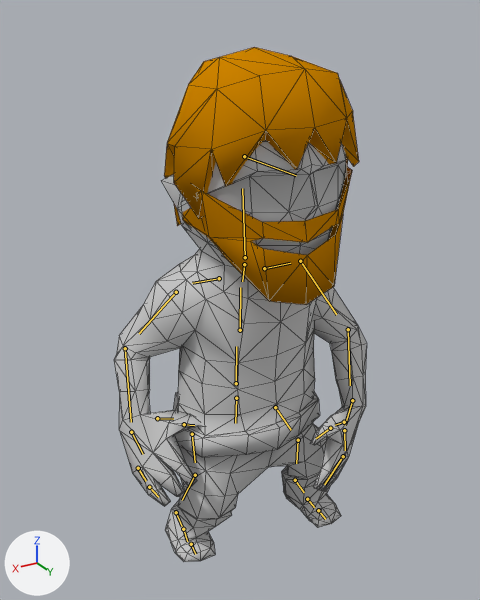
Two versions of the Blender file Assets/Resources/Models/Character/Character.blend, one commit apart.
Camera for both pictures: a camera (50 mm lens) standing at (0.638, 1.057, 1.082) and looking at (0.017, 0.022, 0.565). The lights are fixed; the arrows at lower left show +X, +Y and +Z. Both versions are drawn at frame 40 of the action 'ArmatureAction'; the numbers are the values there. The bones that bend it are drawn over the model as lines. Mesh edges are drawn as thin lines.

The first picture shows 'NPC_Beard_008', 'NPC_Hair_009', 'NPC_Man_Normal001'.
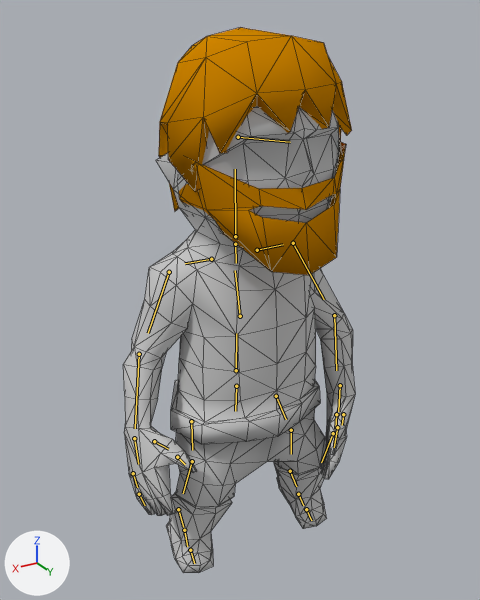
ob_head_slot is not drawn itself; it is the parent of ob_npc_beard_008, ob_npc_hair_009.

What differs and where, as boxes [x1, y1, x2, y2] in the pictures (480 x 600 px):
'NPC_Man_Normal001', posed (8% narrower, 11% taller)
    before: [114, 140, 367, 562]
    after: [123, 106, 355, 573]
'NPC_Hair_009', posed
    before: [164, 47, 359, 226]
    after: [159, 27, 352, 211]
'NPC_Beard_008', posed
    before: [182, 167, 352, 305]
    after: [179, 142, 346, 275]
bone 'CATPelvis', root to tip
    before: (236, 398) to (235, 423)
    after: (236, 386) to (235, 411)
bone 'CATRThigh', root to tip
    before: (192, 434) to (195, 462)
    after: (191, 421) to (192, 450)
bone 'CATRCalf', root to tip
    before: (195, 475) to (182, 500)
    after: (192, 461) to (183, 493)
bone 'CATRFoot', root to tip
    before: (176, 512) to (182, 526)
    after: (178, 509) to (183, 527)
bone 'CATSpine2', root to tip
    before: (240, 330) to (240, 287)
    after: (240, 316) to (235, 270)
bone 'CATLArm', root to tip
    before: (300, 261) to (336, 314)
    after: (293, 243) to (324, 299)
bone 'CATLForearm', root to tip
    before: (348, 329) to (350, 385)
    after: (334, 315) to (336, 370)
bone 'CATLHand', root to tip
    before: (352, 400) to (345, 425)
    after: (340, 385) to (338, 411)
bone 'CATNeck', root to tip
    before: (245, 257) to (242, 188)
    after: (235, 236) to (235, 169)
bone 'CATHead', root to tip
    before: (244, 156) to (296, 175)
    after: (238, 137) to (290, 142)
bone 'CATRArm', root to tip
    before: (176, 292) to (139, 333)
    after: (169, 272) to (148, 333)
bone 'CATRForearm', root to tip
    before: (125, 348) to (131, 422)
    after: (139, 354) to (135, 428)
bone 'CATRHand', root to tip
    before: (131, 432) to (143, 454)
    after: (134, 438) to (138, 464)
bone 'CATLThigh', root to tip
    before: (275, 407) to (291, 430)
    after: (276, 396) to (286, 419)
bone 'CATLCalf', root to tip
    before: (298, 440) to (296, 463)
    after: (291, 430) to (291, 454)
bone 'CATLFoot', root to tip
    before: (295, 480) to (304, 492)
    after: (290, 471) to (296, 486)

Diff of the bpy script that builds the scene:
```diff
--- a/Assets/Resources/Models/Character/Character.blend.py
+++ b/Assets/Resources/Models/Character/Character.blend.py
@@ bone_catpelvis @@
 bone_catpelvis = bpy.data.objects['Armature'].pose.bones['CATPelvis']
-bone_catpelvis.location = (-1.7, 0.1, -0.7)
+bone_catpelvis.location = (-1.9, -3.0, -0.7)
@@ bone_catrthigh @@
 bone_catrthigh = bpy.data.objects['Armature'].pose.bones['CATRThigh']  # child of 'CATPelvis'
-bone_catrthigh.rotation_quaternion = (0.974, 0.059, 0.03, 0.216)  # degrees (7, 2, 25)
+bone_catrthigh.rotation_quaternion = (0.985, 0.04, 0.019, 0.148)  # degrees (5, 1, 17)
@@ bone_catrcalf @@
 bone_catrcalf = bpy.data.objects['Armature'].pose.bones['CATRCalf']  # child of 'CATRThigh'
-bone_catrcalf.rotation_quaternion = (0.922, -0.135, -0.08, -0.355)  # degrees (-11, -14, -41)
+bone_catrcalf.rotation_quaternion = (0.96, -0.076, -0.045, -0.199)  # degrees (-8, -7, -23)
@@ bone_catrfoot @@
 bone_catrfoot = bpy.data.objects['Armature'].pose.bones['CATRFoot']  # child of 'CATRCalf'
-bone_catrfoot.rotation_quaternion = (0.971, 0.095, 0.001, 0.218)  # degrees (11, -2, 25)
+bone_catrfoot.rotation_quaternion = (0.927, 0.084, 0.0, -0.117)  # degrees (10, 1, -14)
@@ bone_catspine2 @@
 bone_catspine2 = bpy.data.objects['Armature'].pose.bones['CATSpine2']  # child of 'CATSpine1'
-bone_catspine2.rotation_quaternion = (0.993, 0.002, 0.002, 0.119)  # degrees (0, 0, 14)
+bone_catspine2.rotation_quaternion = (0.996, 0.0, 0.0, 0.012)  # degrees (0, 0, 1)
@@ bone_catlarm @@
 bone_catlarm = bpy.data.objects['Armature'].pose.bones['CATLArm']  # child of 'CATLClavicle'
-bone_catlarm.rotation_quaternion = (0.889, 0.348, -0.001, 0.299)  # degrees (39, -12, 33)
+bone_catlarm.rotation_quaternion = (0.837, 0.383, 0.189, 0.279)  # degrees (51, 6, 40)
@@ bone_catlforearm @@
 bone_catlforearm = bpy.data.objects['Armature'].pose.bones['CATLForearm']  # child of 'CATLArm'
-bone_catlforearm.rotation_quaternion = (0.923, 0.31, -0.096, 0.205)  # degrees (34, -18, 20)
+bone_catlforearm.rotation_quaternion = (0.9, 0.249, -0.266, 0.129)  # degrees (29, -34, 7)
@@ bone_catlhand @@
 bone_catlhand = bpy.data.objects['Armature'].pose.bones['CATLHand']  # child of 'CATLForearm'
-bone_catlhand.rotation_quaternion = (0.934, -0.046, 0.198, 0.294)  # degrees (2, 23, 35)
+bone_catlhand.rotation_quaternion = (0.971, 0.034, 0.119, 0.17)  # degrees (6, 13, 21)
@@ bone_catneck @@
 bone_catneck = bpy.data.objects['Armature'].pose.bones['CATNeck']  # child of 'CATSpine3'
-bone_catneck.rotation_quaternion = (0.994, 0.001, -0.006, -0.112)  # degrees (0, -1, -13)
+bone_catneck.rotation_quaternion = (0.991, 0.0, 0.001, 0.028)  # degrees (0, 0, 3)
@@ bone_cathead @@
 bone_cathead = bpy.data.objects['Armature'].pose.bones['CATHead']  # child of 'CATNeck'
-bone_cathead.rotation_quaternion = (1.0, 0.0, 0.0, 0.0)  # degrees (0, 0, 0)
+bone_cathead.rotation_quaternion = (0.992, 0.0, -0.001, -0.089)  # degrees (0, 0, -10)
@@ bone_catrarm @@
 bone_catrarm = bpy.data.objects['Armature'].pose.bones['CATRArm']  # child of 'CATRClavicle'
-bone_catrarm.rotation_quaternion = (0.838, -0.5, -0.197, -0.091)  # degrees (-62, -25, 3)
+bone_catrarm.rotation_quaternion = (0.824, -0.538, -0.144, -0.034)  # degrees (-67, -16, 6)
@@ bone_catrforearm @@
 bone_catrforearm = bpy.data.objects['Armature'].pose.bones['CATRForearm']  # child of 'CATRArm'
-bone_catrforearm.rotation_quaternion = (0.862, -0.094, 0.146, 0.476)  # degrees (-1, 20, 58)
+bone_catrforearm.rotation_quaternion = (0.921, -0.068, 0.218, 0.259)  # degrees (-1, 27, 31)
@@ bone_catrhand @@
 bone_catrhand = bpy.data.objects['Armature'].pose.bones['CATRHand']  # child of 'CATRForearm'
-bone_catrhand.rotation_quaternion = (0.894, 0.332, -0.301, 0.008)  # degrees (45, -33, -13)
+bone_catrhand.rotation_quaternion = (0.935, 0.133, -0.208, 0.091)  # degrees (14, -26, 8)
@@ bone_catlthigh @@
 bone_catlthigh = bpy.data.objects['Armature'].pose.bones['CATLThigh']  # child of 'CATPelvis'
-bone_catlthigh.rotation_quaternion = (0.916, -0.053, -0.106, 0.383)  # degrees (-10, -9, 46)
+bone_catlthigh.rotation_quaternion = (0.961, -0.029, -0.057, 0.2)  # degrees (-5, -6, 24)
@@ bone_catlcalf @@
 bone_catlcalf = bpy.data.objects['Armature'].pose.bones['CATLCalf']  # child of 'CATLThigh'
-bone_catlcalf.rotation_quaternion = (0.887, 0.127, 0.086, -0.435)  # degrees (9, 15, -51)
+bone_catlcalf.rotation_quaternion = (0.949, 0.073, 0.053, -0.25)  # degrees (7, 8, -29)
@@ bone_catlfoot @@
 bone_catlfoot = bpy.data.objects['Armature'].pose.bones['CATLFoot']  # child of 'CATLCalf'
-bone_catlfoot.rotation_quaternion = (0.998, 0.001, 0.001, 0.063)  # degrees (0, 0, 7)
+bone_catlfoot.rotation_quaternion = (0.957, -0.002, -0.007, -0.168)  # degrees (0, -1, -20)
```
